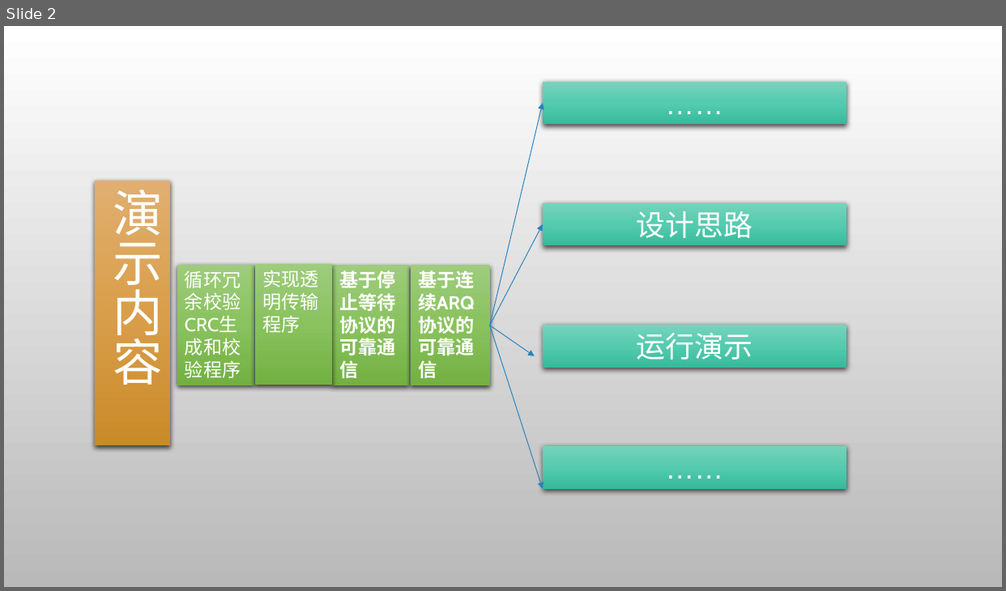
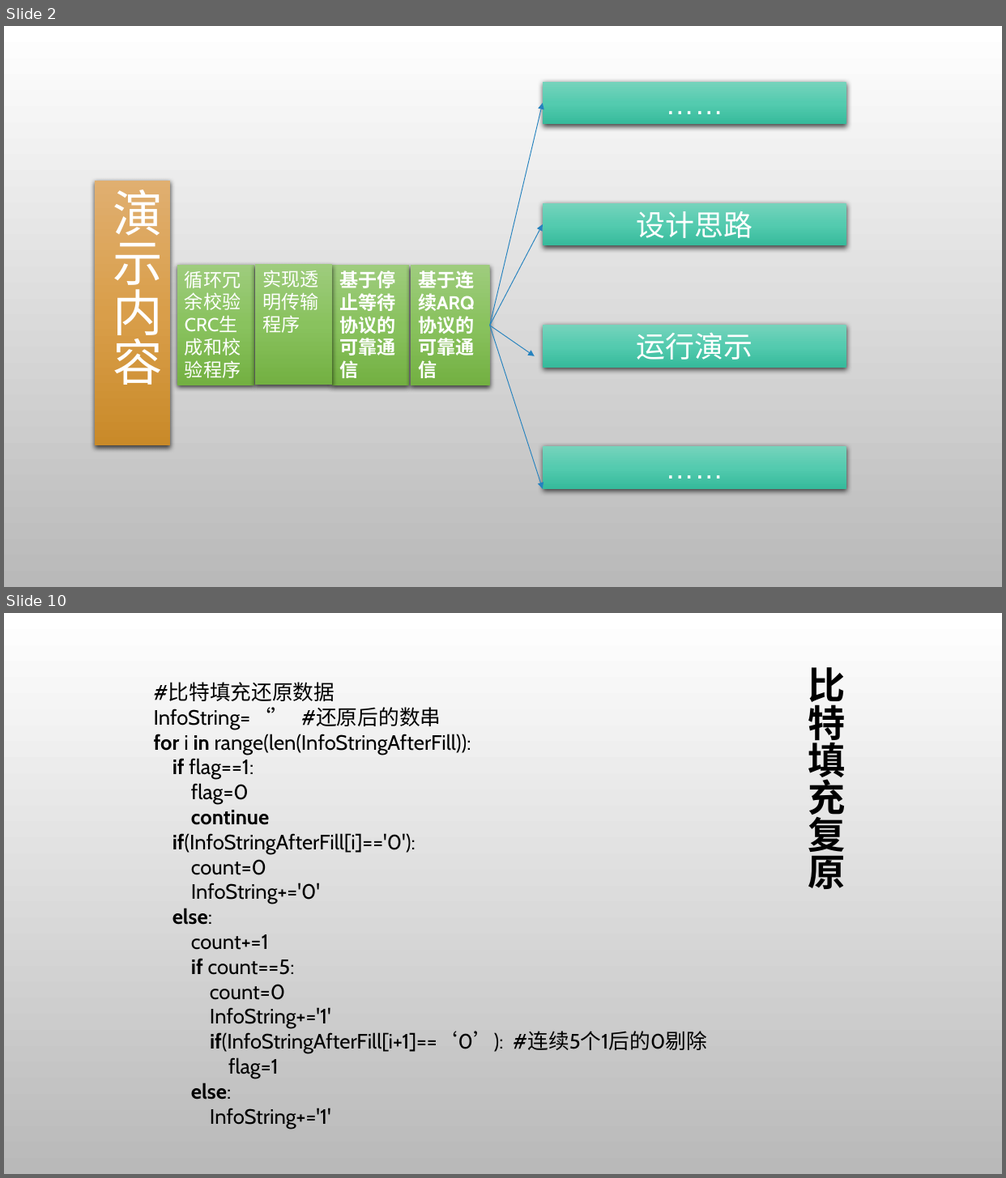
Before and after one commit to gcrth/computer_network, a slide deck: chapter3/ppt/ppt-chapter3.pptx. Shown one above the other, each under a label of ours: slide 2 before the commit, slides 2 and 10 after it; the slides between them are not shown. The pictures are 1006x591 and 1006x1178 pixels, drawn with LibreOffice and Linux fonts; fonts in the diff are those of the drawing; background and template pictures are left out. Boxes give left, top, right and bottom in pixels: in the first picture for what was removed or moved away, otherwise in the second. Text is boxed around its words. In the diff, an @@ line names an element or a change of style, - is before the commit and + after.

```diff
--- a/chapter3/ppt/ppt-chapter3.pptx
+++ b/chapter3/ppt/ppt-chapter3.pptx
@@ slide 10 added at (4, 613, 1002, 1174), background picture (left out) @@
@@ text added at (154, 683, 707, 1128), 20 pt, text #000000 @@
+#比特填充还原数据
+InfoString=‘’ #还原后的数串
+for i in range(len(InfoStringAfterFill)):
+if flag==1:
+flag=0
+continue
+if(InfoStringAfterFill[i]=='0'):
+count=0
+InfoString+='0'
+else:
+count+=1
+if count==5:
+count=0
+InfoString+='1'
+if(InfoStringAfterFill[i+1]==‘0’): #连续5个1后的0剔除
+flag=1
+else:
+InfoString+='1'
@@ title added at (808, 667, 846, 889), 36 pt, text #000000, bold @@
+比特填充复原
```
Also in this commit, not shown: 2 slides changed, 27 other slides added, 2 slides removed.
